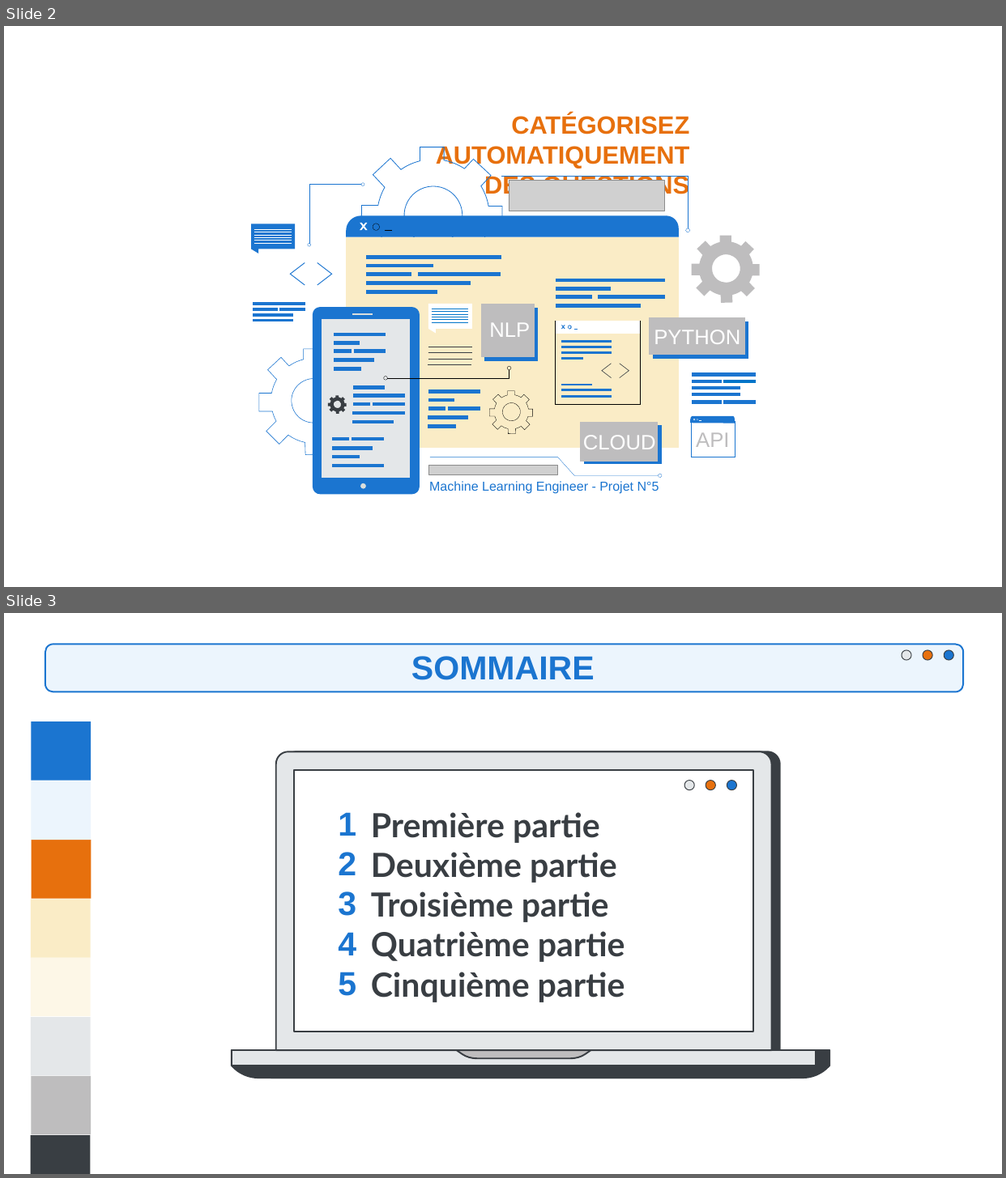
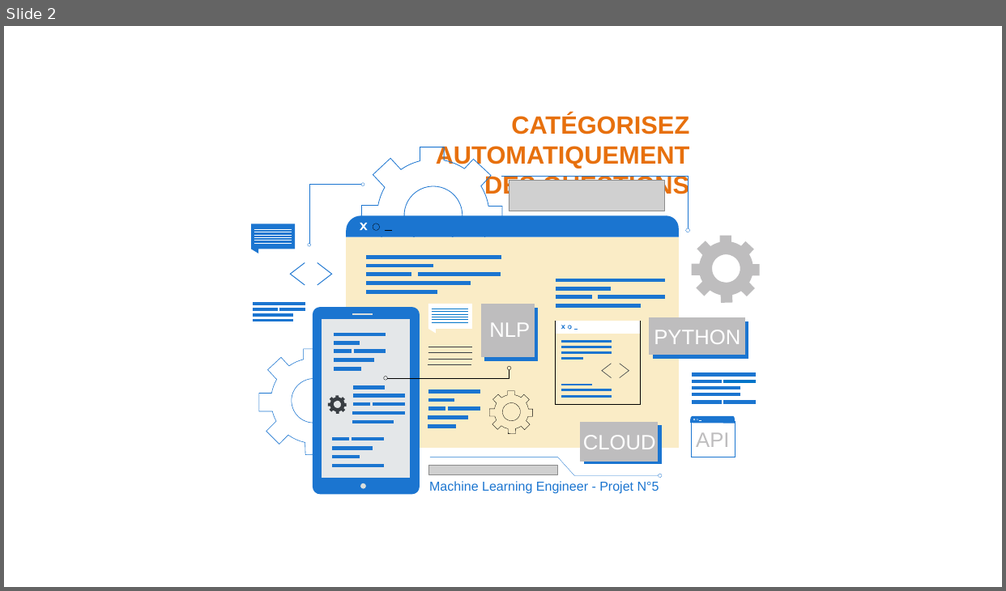
Before and after one commit to BiGHeaDMaX/Suggestion-automatique-de-mots-cles, a slide deck: 07 - Présentation.pptx. Shown one above the other, each under a label of ours: slides 2 and 3 before the commit, slide 2 after it. The pictures are 1006x1178 and 1006x591 pixels, drawn with LibreOffice and Linux fonts; fonts in the diff are those of the drawing; grey boxes stand for pictures. Boxes give left, top, right and bottom in pixels: in the first picture for what was removed or moved away, otherwise in the second. Text is boxed around its words. In the diff, an @@ line names an element or a change of style, - is before the commit and + after.

Commit message:
Parties 1 à 4

```diff
--- a/07 - Présentation.pptx
+++ b/07 - Présentation.pptx
@@ slide 3 removed at [4,613,1002,1174], background #FFFFFF @@
@@ rounded rectangle removed at [45,645,963,692] @@
@@ text removed at [411,656,594,680] @@
-SOMMAIRE
@@ freeform shape removed at [901,650,911,660] @@
@@ freeform shape removed at [923,650,932,660] @@
@@ freeform shape removed at [944,650,954,660] @@
@@ freeform shape removed at [275,752,771,1050] @@
@@ freeform shape removed at [284,752,780,1050] @@
@@ freeform shape removed at [295,770,754,1033] @@
@@ freeform shape removed at [684,781,694,790] @@
@@ freeform shape removed at [705,781,715,790] @@
@@ freeform shape removed at [727,781,737,790] @@
@@ text removed at [338,812,356,996] @@
-1
-2
-3
-4
-5
@@ text removed at [371,812,625,1003] @@
-Première partie
-Deuxième partie
-Troisième partie
-Quatrième partie
-Cinquième partie
@@ group removed at [30,722,91,1174]: 8 rectangles @@
@@ freeform shape removed at [232,1050,816,1078] @@
@@ freeform shape removed at [232,1050,816,1065] @@
@@ freeform shape removed at [245,1050,829,1078] @@
@@ freeform shape removed at [245,1050,829,1065] @@
@@ freeform shape removed at [457,1050,592,1059] @@
```
Also in this commit, not shown: 7 slides changed, 17 slides added.
